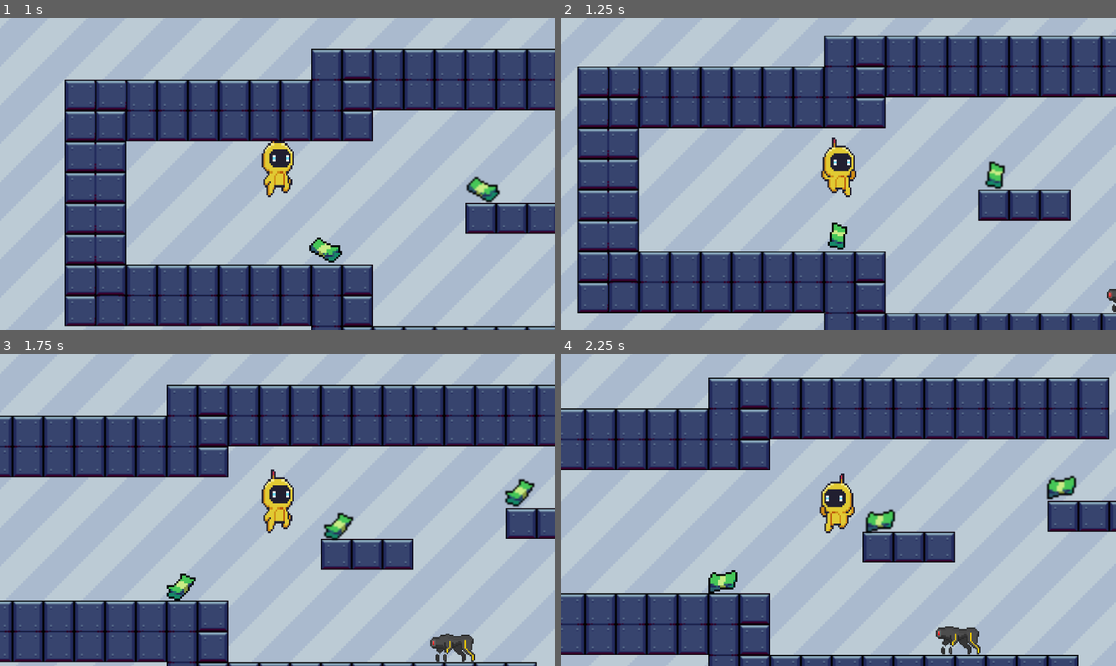
Above: before the commit, frames 1-4 (two rows, left to right).
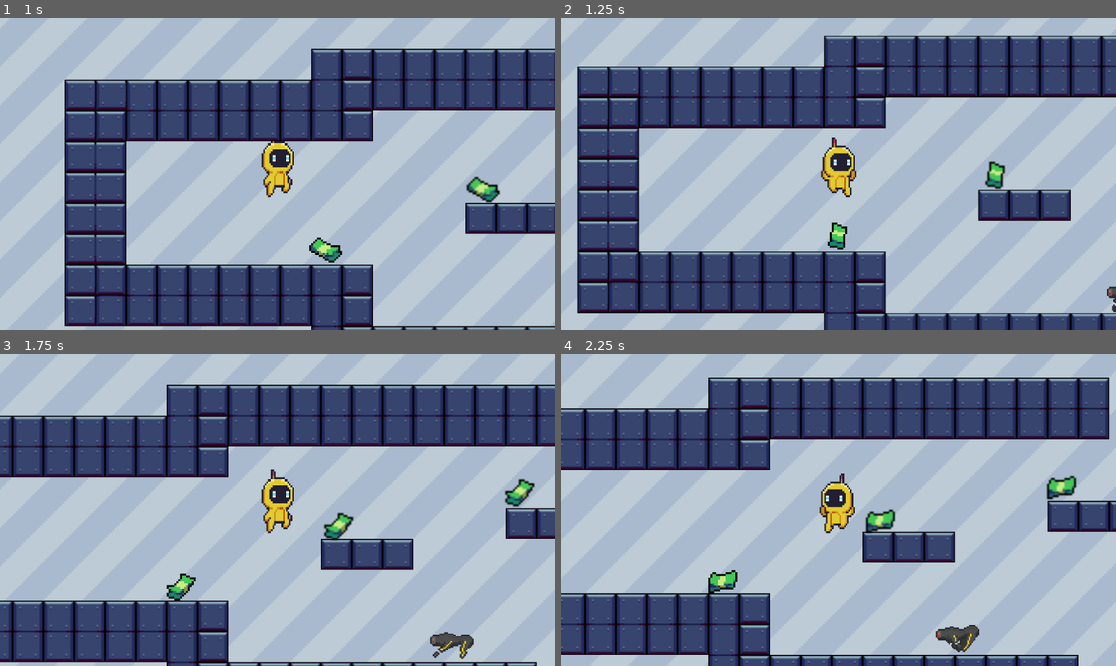
Above: after the commit, the same moments.

Repository: jmisidro/DDJD-PP
Game: Godot game, scene res://main.tscn
The game is run twice, just before and just after one commit, with the same random seed, the same clock (stepped at 60 frames per second) and the same inputs.
Inputs:
- Up to frame 1 (1 s): hold Right (right) from 0.53 s (still down); tap Space (jump) at 0.77 s
- Up to frame 2 (1.25 s): keep holding Right (right)
- Up to frame 3 (1.75 s): keep holding Right (right); tap Space (jump) at 1.52 s
- Up to frame 4 (2.25 s): release Right (right) at 2.03 s; hold Left (left) from 2.03 s (still down)

Frame 1 is identical in both runs. In frame 2, less than 0.1% of the frame differs, in the area x 98-100%, y 85-91%; in frame 3, 0.3%, in the area x 77-86%, y 89-99%; in frame 4, 0.3%.

Commit message:
added walking animation

Diff:
--- a/artifact-odyssey/scenes/robo_dob.gd
+++ b/artifact-odyssey/scenes/robo_dob.gd
@@ -52,5 +52,5 @@
 func _on_Area2D_body_exited(body):
 	if body.name == "Player":
 		is_chasing = false
-		animated_sprite_2d.animation = "idle"
+		animated_sprite_2d.animation = "walking"
 		player = null
--- a/artifact-odyssey/scenes/robo_dob.tscn
+++ b/artifact-odyssey/scenes/robo_dob.tscn
@@ -48,6 +48,22 @@
 atlas = ExtResource("2_deyyn")
 region = Rect2(64, 64, 64, 64)
 
+[sub_resource type="AtlasTexture" id="AtlasTexture_xk8h5"]
+atlas = ExtResource("2_deyyn")
+region = Rect2(0, 0, 64, 64)
+
+[sub_resource type="AtlasTexture" id="AtlasTexture_d4x54"]
+atlas = ExtResource("2_deyyn")
+region = Rect2(64, 0, 64, 64)
+
+[sub_resource type="AtlasTexture" id="AtlasTexture_ig78c"]
+atlas = ExtResource("2_deyyn")
+region = Rect2(0, 64, 64, 64)
+
+[sub_resource type="AtlasTexture" id="AtlasTexture_8v5ah"]
+atlas = ExtResource("2_deyyn")
+region = Rect2(64, 64, 64, 64)
+
 [sub_resource type="SpriteFrames" id="SpriteFrames_cbl2x"]
 animations = [{
 "frames": [{
@@ -92,6 +108,23 @@
 "loop": true,
 "name": &"running",
 "speed": 10.0
+}, {
+"frames": [{
+"duration": 1.0,
+"texture": SubResource("AtlasTexture_xk8h5")
+}, {
+"duration": 1.0,
+"texture": SubResource("AtlasTexture_d4x54")
+}, {
+"duration": 1.0,
+"texture": SubResource("AtlasTexture_ig78c")
+}, {
+"duration": 1.0,
+"texture": SubResource("AtlasTexture_8v5ah")
+}],
+"loop": true,
+"name": &"walking",
+"speed": 5.0
 }]
 
 [sub_resource type="RectangleShape2D" id="RectangleShape2D_gw333"]
@@ -108,8 +141,9 @@
 position = Vector2(620, 403)
 scale = Vector2(2.64453, 2.64453)
 sprite_frames = SubResource("SpriteFrames_cbl2x")
-animation = &"idle"
-autoplay = "idle"
+animation = &"walking"
+autoplay = "walking"
+frame_progress = 0.0603635
 
 [node name="CollisionShape2D" type="CollisionShape2D" parent="."]
 position = Vector2(596, 415.5)
Not shown: 1 places in artifact-odyssey/scenes/robo_dob.tscn that only renumber resources
